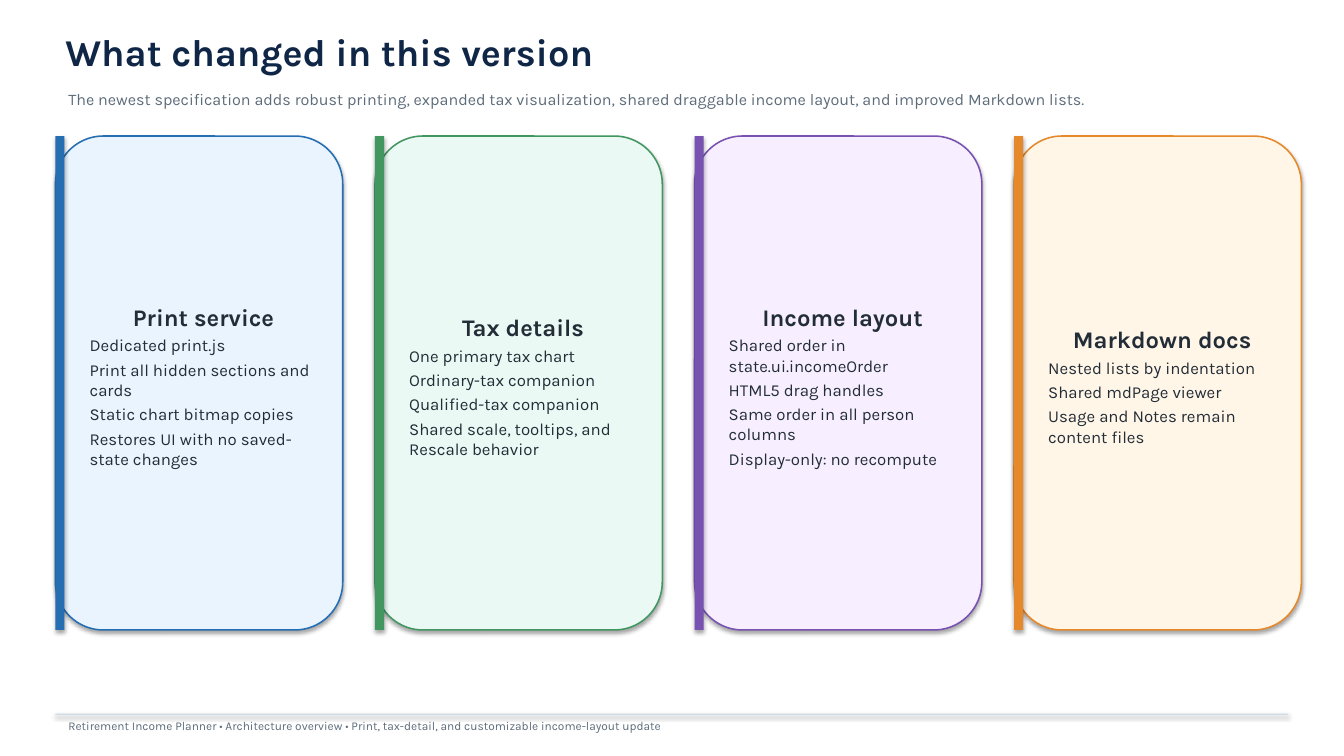
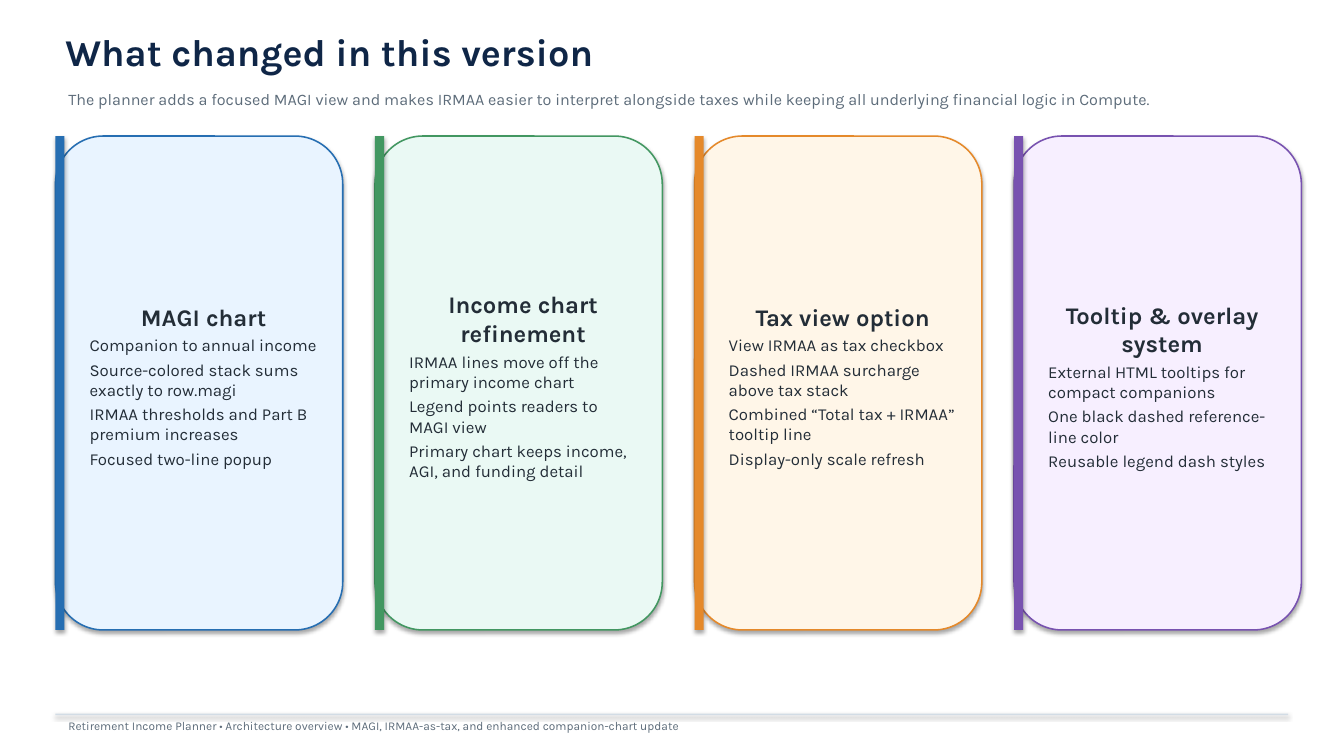
Before and after one commit to howardc64/retirefin, a slide deck: slide 2 of docs/retirement_income_planner_architecture.pptx. Drawn at 1344x756 pixels with LibreOffice and Linux fonts; fonts in the diff are those of the drawing. Boxes give left, top, right and bottom in pixels: in the first picture for what was removed or moved away, otherwise in the second. Text is boxed around its words. In the diff, an @@ line names an element or a change of style, - is before the commit and + after.

```diff
--- a/docs/retirement_income_planner_architecture.pptx
+++ b/docs/retirement_income_planner_architecture.pptx
@@ text at [68, 94, 1149, 109]: text changed @@
-The newest specification adds robust printing, expanded tax visualization, shared draggable income layout, and improved Markdown lists.
+The planner adds a focused MAGI view and makes IRMAA easier to interpret alongside taxes while keeping all underlying financial logic in Compute.
@@ rectangle at [695, 136, 704, 630]: fill #7852B0 to #E5892A @@
@@ rounded rectangle "Tax view option" at [695, 136, 982, 630]: fill #F7EFFF to #FFF6E8; outline #7852B0 1.1 pt to #E5892A 1.1 pt @@
@@ rectangle at [1014, 136, 1023, 630]: fill #E5892A to #7852B0 @@
@@ rounded rectangle "Tooltip & overlay system" at [1014, 136, 1302, 630]: fill #FFF6E8 to #F7EFFF; outline #E5892A 1.1 pt to #7852B0 1.1 pt @@
@@ text in rounded rectangle at [409, 296, 627, 481]: text changed @@
-Tax details
-One primary tax chart
-Ordinary-tax companion
-Qualified-tax companion
-Shared scale, tooltips, and Rescale behavior
+Income chart refinement
+IRMAA lines move off the primary income chart
+Legend points readers to MAGI view
+Primary chart keeps income, AGI, and funding detail
@@ text in rounded rectangle at [90, 309, 316, 469]: text changed @@
-Print service
-Dedicated print.js
-Print all hidden sections and cards
-Static chart bitmap copies
-Restores UI with no saved-state changes
+MAGI chart
+Companion to annual income
+Source-colored stack sums exactly to row.magi
+IRMAA thresholds and Part B premium increases
+Focused two-line popup
@@ text in rounded rectangle at [729, 309, 955, 469]: text changed @@
-Income layout
-Shared order in state.ui.incomeOrder
-HTML5 drag handles
-Same order in all person columns
-Display-only: no recompute
+Tax view option
+View IRMAA as tax checkbox
+Dashed IRMAA surcharge above tax stack
+Combined “Total tax + IRMAA” tooltip line
+Display-only scale refresh
@@ text in rounded rectangle at [1048, 307, 1265, 471]: text changed @@
-Markdown docs
-Nested lists by indentation
-Shared mdPage viewer
-Usage and Notes remain content files
+Tooltip & overlay system
+External HTML tooltips for compact companions
+One black dashed reference-line color
+Reusable legend dash styles
@@ text at [68, 722, 678, 733]: text changed @@
-Retirement Income Planner • Architecture overview • Print, tax-detail, and customizable income-layout update
+Retirement Income Planner • Architecture overview • MAGI, IRMAA-as-tax, and enhanced companion-chart update
```
Also in this commit, not shown: 2 other slides changed, 6 slides added, 6 slides removed, 11 other files.
